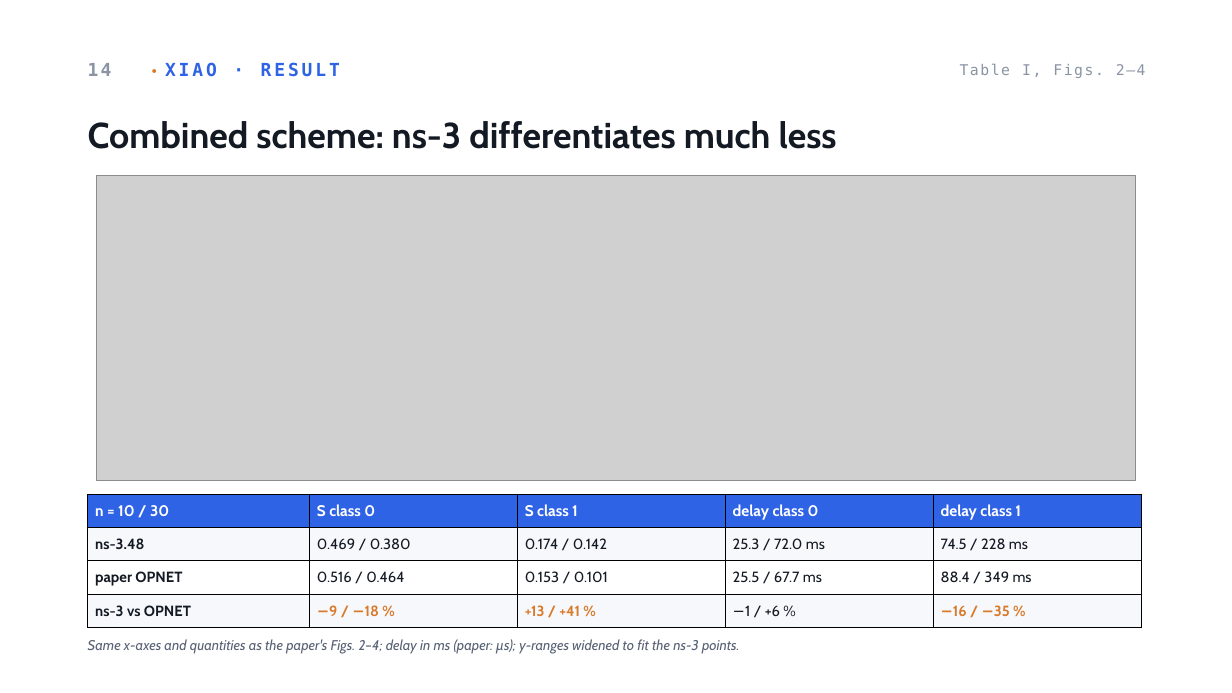
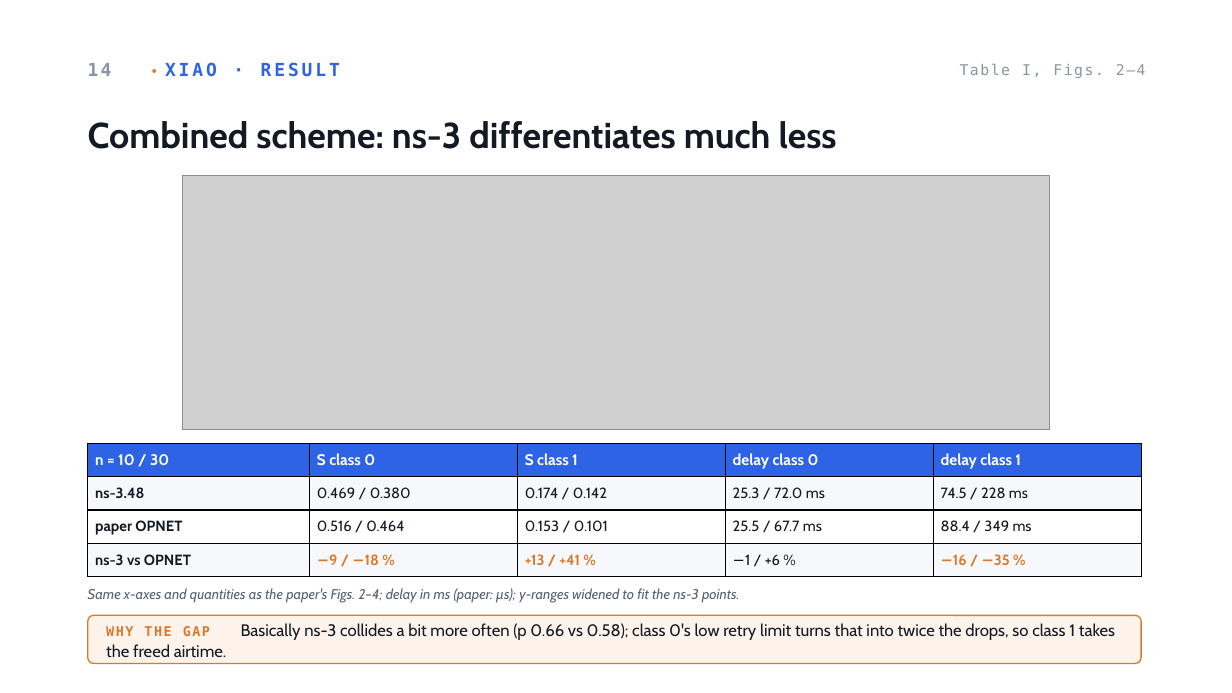
Before and after one commit to AhmadRifqi86/MWN-2026-M11402804-Rifqi, a slide deck: slide 15 of assets/ppt/a4-M11402804-AhmadRifqi.pptx. Drawn at 1232x693 pixels with LibreOffice and Linux fonts; fonts in the diff are those of the drawing; grey boxes stand for pictures. Boxes give left, top, right and bottom in pixels: in the first picture for what was removed or moved away, otherwise in the second. Text is boxed around its words. In the diff, an @@ line names an element or a change of style, - is before the commit and + after.

```diff
--- a/assets/ppt/a4-M11402804-AhmadRifqi.pptx
+++ b/assets/ppt/a4-M11402804-AhmadRifqi.pptx
@@ picture: place and size @@
-picture at (96, 176, 1136, 481)
+picture at (183, 176, 1050, 430)
@@ table: place and size @@
-table at (88, 494, 1141, 628)
+table at (88, 444, 1141, 577)
@@ text "Same x-axes and quantities as ...": place and size @@
-text "Same x-axes and quantities as ..." at (88, 639, 740, 654)
+text "Same x-axes and quantities as ..." at (88, 588, 740, 603)
@@ rounded rectangle added at (88, 616, 1141, 664), fill #FDF3EA, outline #D97A2B 1 pt @@
@@ text added at (106, 623, 1115, 640), 13 pt, text #141A24 @@
+WHY THE GAP Basically ns-3 collides a bit more often (p 0.66 vs 0.58); class 0's low retry limit turns that into twice the drops, so class 1 takes the freed airtime.
```
Also in this commit, not shown: 3 other slides changed, 1 other file.
